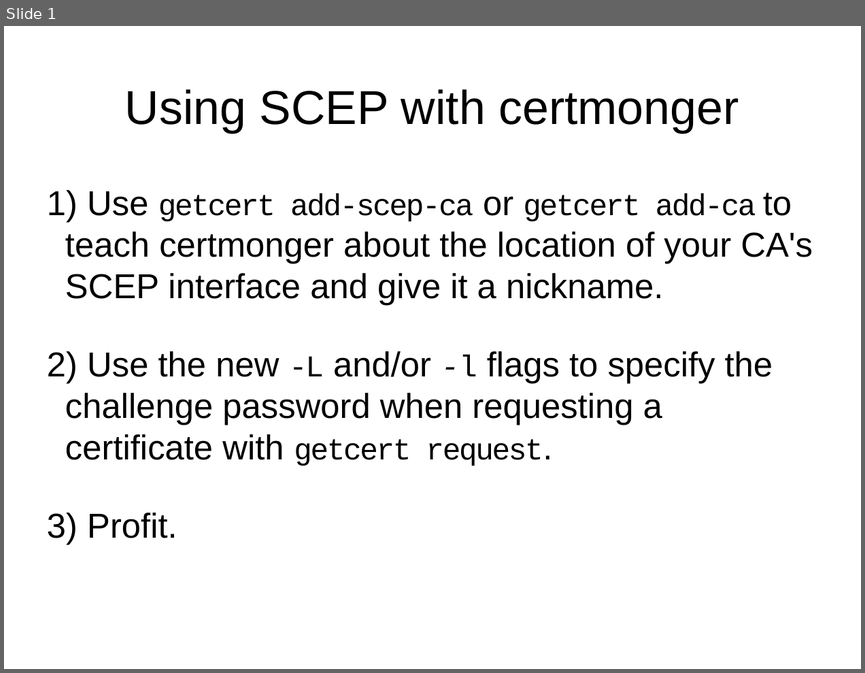
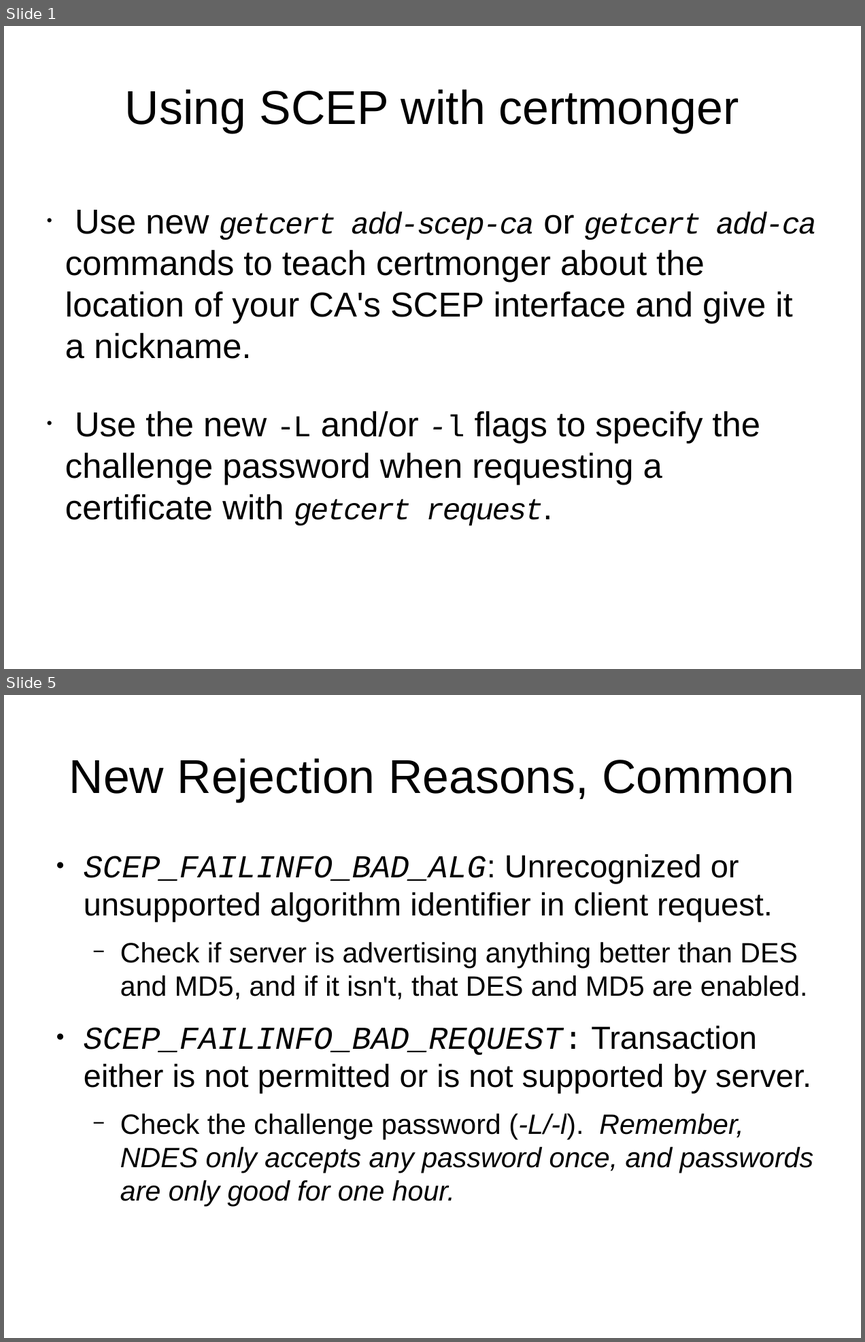
Before and after one commit to haxorsebb/certmonger, a slide deck: doc/scep.odp. Shown one above the other, each under a label of ours: slide 1 before the commit, slides 1 and 5 after it; the slides between them are not shown. The pictures are 865x673 and 865x1342 pixels, drawn with LibreOffice and Linux fonts; fonts in the diff are those of the drawing. Boxes give left, top, right and bottom in pixels: in the first picture for what was removed or moved away, otherwise in the second. Text is boxed around its words. In the diff, an @@ line names an element or a change of style, - is before the commit and + after.

Commit message:
Add info on troubleshooting to SCEP presentation
Add more slides about troubleshooting to the single slide on how to use
SCEP.  The verbose logging from the helper needs to be something we just
expose in debug mode.

```diff
--- a/doc/scep.odp
+++ b/doc/scep.odp
@@ slide 5 added at <box>4,695,861,1338</box>, background #FFFFFF @@
@@ title added at <box>69,758,794,802</box>, 44 pt, text #000000 @@
+New Rejection Reasons, Common
@@ text added at <box>84,854,814,1206</box>, 25.9 pt, text #000000 @@
+● SCEP_FAILINFO_BAD_ALG: Unrecognized or unsupported algorithm identifier in client request.
+  − Check if server is advertising anything better than DES and MD5, and if it isn't, that DES and MD5 are enabled.
+● SCEP_FAILINFO_BAD_REQUEST: Transaction either is not permitted or is not supported by server.
+  − Check the challenge password (-L/-l). Remember, NDES only accepts any password once, and passwords are only good for one hour.
@@ slide 1 changed as well @@
@@ subtitle at <box>65,210,817,359</box>: text changed @@
-1) Use getcert add-scep-ca or getcert add-ca to teach certmonger about the location of your CA's SCEP interface and give it a nickname.
+• Use new getcert add-scep-ca or getcert add-ca commands to teach certmonger about the location of your CA's SCEP interface and give it a nickname.
@@ subtitle at <box>65,411,760,526</box>: italic on in "getcert request."; bullet 1) to • @@
@@ subtitle at <box>87,512,177,538</box>: paragraph removed @@
-3) Profit.
```
Also in this commit, not shown: 5 other slides added.
